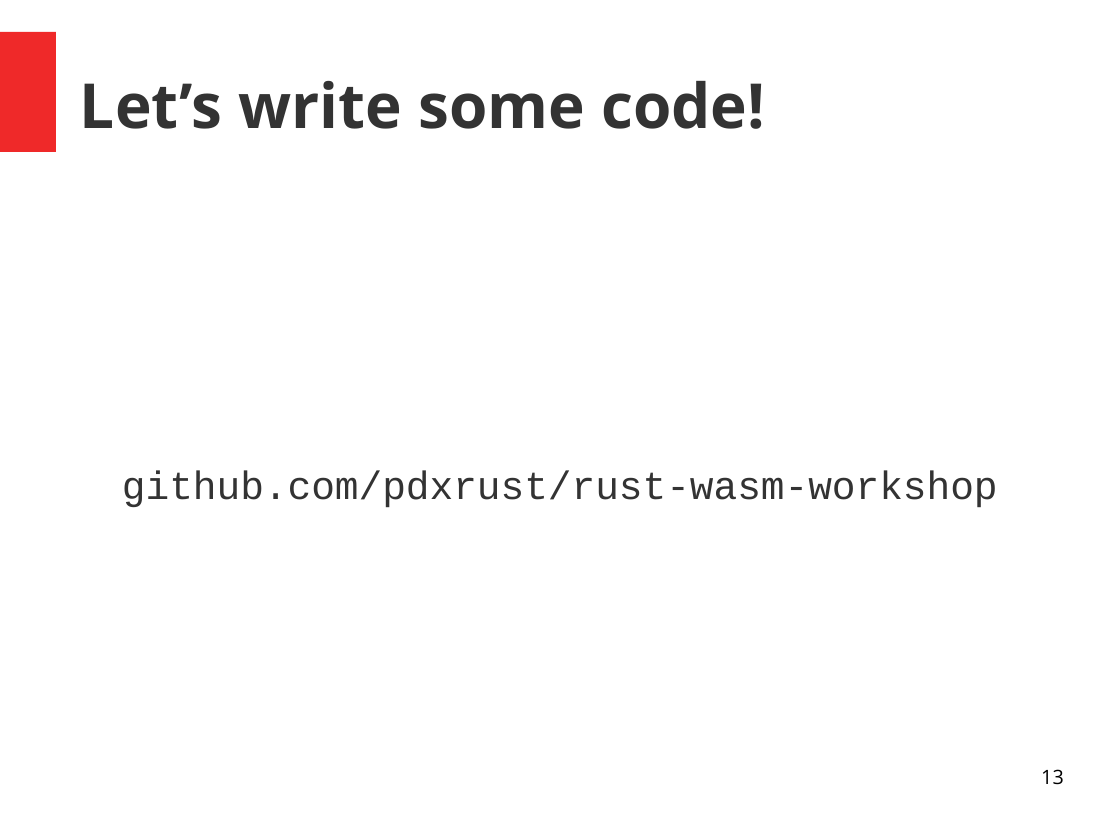
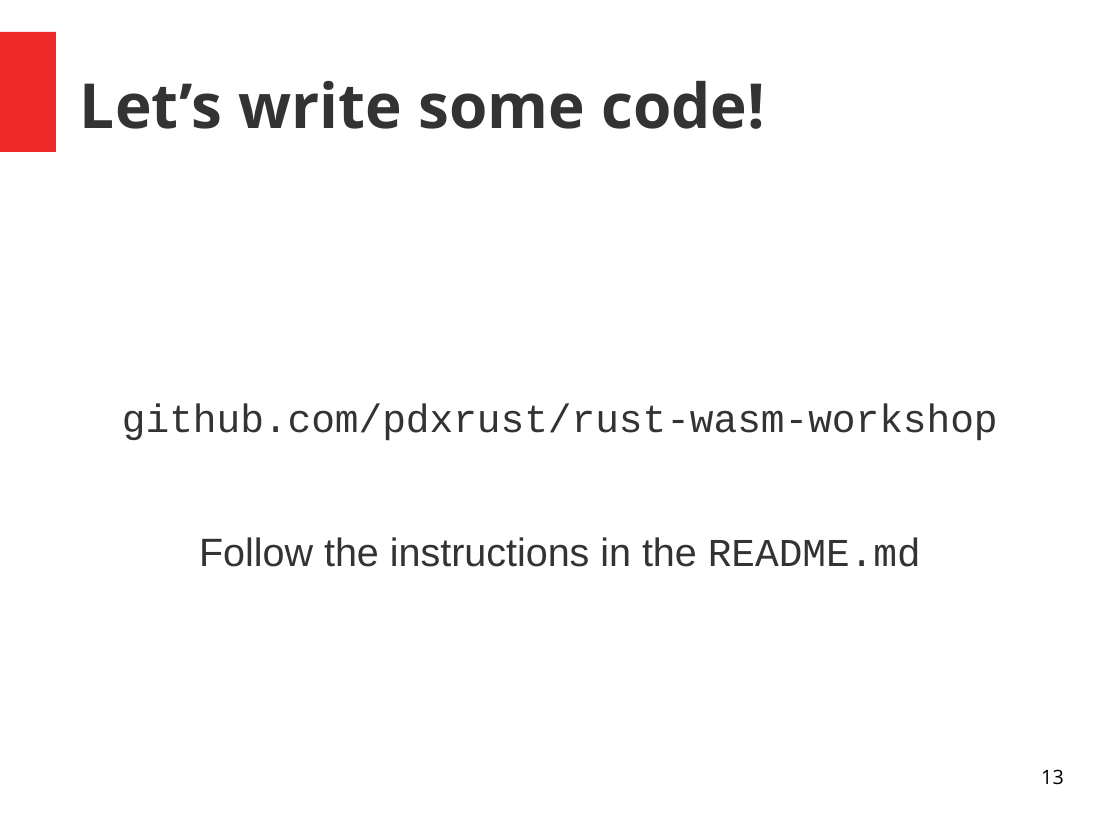
Before and after one commit to pdxrust/rust-wasm-workshop, a slide deck: slide 13 of rust-wasm-workshop-intro-slides.odp. Drawn at 1120x840 pixels with LibreOffice and Linux fonts; fonts in the diff are those of the drawing. Boxes give left, top, right and bottom in pixels: in the first picture for what was removed or moved away, otherwise in the second. Text is boxed around its words. In the diff, an @@ line names an element or a change of style, - is before the commit and + after.

```diff
--- a/rust-wasm-workshop-intro-slides.odp
+++ b/rust-wasm-workshop-intro-slides.odp
@@ text at [199, 537, 921, 567]: paragraph added @@
+Follow the instructions in the README.md
```
Also in this commit, not shown: 7 other slides changed, 1 other file.
